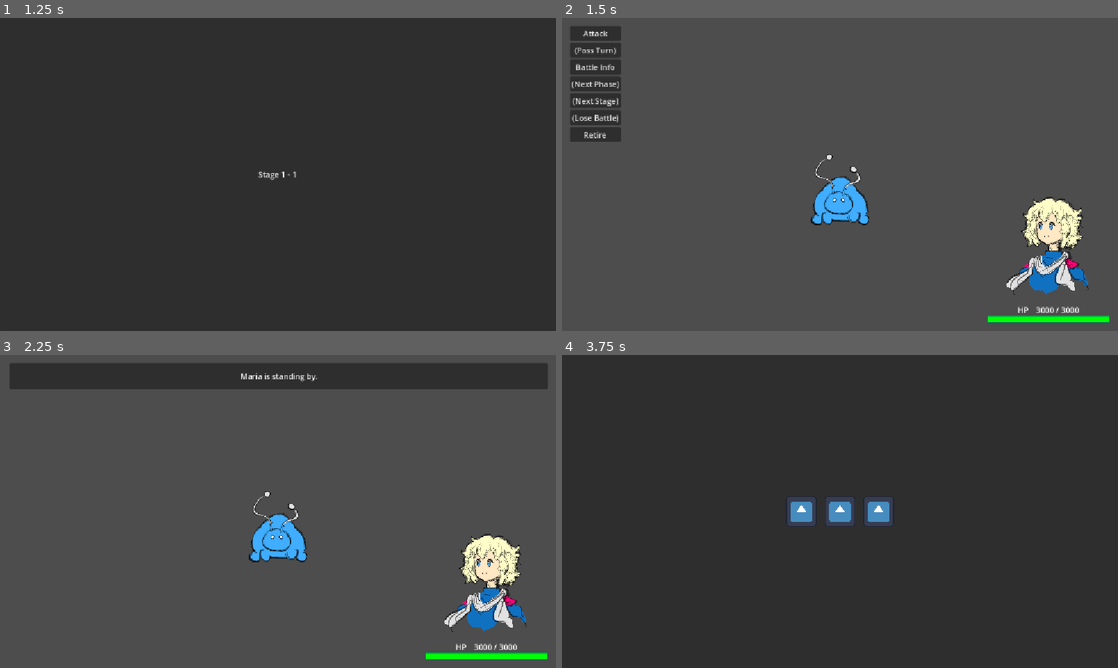
Above: before the commit, frames 1-4 (two rows, left to right).
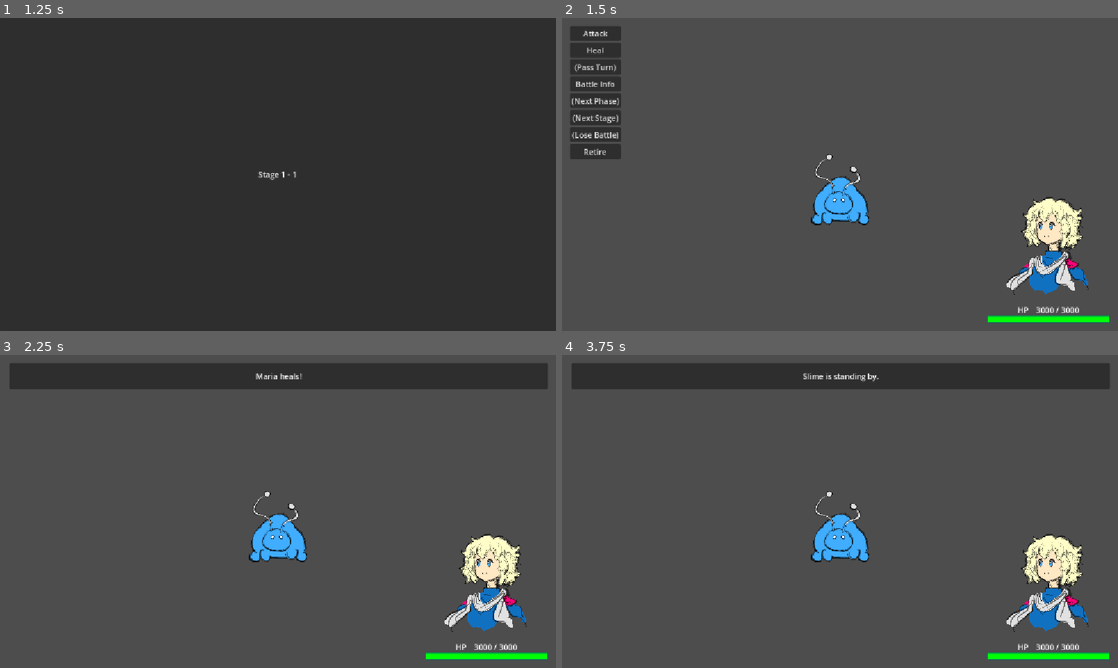
Above: after the commit, the same moments.

Repository: Adnyropast/pwkz-godot-4.7
Game: Godot game, scene res://scenes/title_screen.tscn
The game is run twice, just before and just after one commit, with the same random seed, the same clock (stepped at 60 frames per second) and the same inputs. The engine's default icon, where the game draws it, is replaced by a stand-in: a white triangle on a blue panel in a dark square.
Inputs (mouse positions are in pixels of both pictures, inside the frame that each line leads up to):
- Up to frame 1 (1.25 s): click "Start" at 0.5 s
- Up to frame 2 (1.5 s): tap Enter (ui_accept) at 1.25 s
- Up to frame 3 (2.25 s): tap Enter (ui_accept) at 1.52 s; click (33, 386) at 2 s, where only the run after the commit has a clickable "Heal"
- Up to frame 4 (3.75 s): tap Enter (ui_accept) at 2.75, 3.02 s; click (595, 420) at 3.5 s, where only the run before the commit has a clickable "(Next Phase)"

Frame 1 is identical in both runs. In frame 2, 1.0% of the frame differs, in the area x 1-11%, y 9-46%; in frame 3, 0.2%; in frame 4, 91%, in the area x 0-100%, y 0-100%.

Commit message:
feat: add player action heal

Diff:
--- /dev/null
+++ b/actions/PlayerHeal.gd
@@ -0,0 +1,22 @@
+extends BaseAction
+
+class_name PlayerHeal
+
+func perform(sender: Sender) -> void:
+	step_heal(sender)
+
+func step_heal(sender: Sender) -> void:
+	sender.send_timed(
+		"Maria heals!",
+		step_recovery.bind(sender),
+		2.0
+	)
+
+func step_recovery(sender: Sender) -> void:
+	var healing: int = 1500
+	Player.add_hp(healing)
+	sender.send_timed(
+		"Maria recovers " + str(healing) + " hp.",
+		step_end,
+		2.0
+	)
--- a/globals/Player.gd
+++ b/globals/Player.gd
@@ -10,11 +10,17 @@
 	set_hp(MAX_HP)
 
 func set_hp(new_hp: int) -> void:
-	hp = new_hp
+	if new_hp > MAX_HP:
+		hp = MAX_HP
+	else:
+		hp = new_hp
 	hp_changed.emit()
 
 func subtract_hp(value_hp: int) -> void:
 	set_hp(hp - value_hp)
+
+func add_hp(value_hp) -> void:
+	set_hp(hp + value_hp)
 
 func is_ko() -> int:
 	return hp <= 0
--- a/scenes/battle_commands_menu.gd
+++ b/scenes/battle_commands_menu.gd
@@ -6,6 +6,7 @@
 signal lose_battle_button_pressed
 signal pass_button_pressed
 signal attack_button_pressed
+signal heal_button_pressed
 
 func _on_button_next_stage_pressed() -> void:
 	next_stage_button_pressed.emit()
@@ -29,6 +30,9 @@
 func _on_button_attack_pressed() -> void:
 	attack_button_pressed.emit()
 
+func _on_button_heal_pressed() -> void:
+	heal_button_pressed.emit()
+
 func pause() -> void:
 	process_mode = Node.PROCESS_MODE_DISABLED
 
--- a/scenes/battle_commands_menu.tscn
+++ b/scenes/battle_commands_menu.tscn
@@ -24,6 +24,10 @@
 layout_mode = 2
 text = "Attack"
 
+[node name="ButtonHeal" type="Button" parent="MarginContainer/VBoxContainer" unique_id=1232357565]
+layout_mode = 2
+text = "Heal"
+
 [node name="ButtonPass" type="Button" parent="MarginContainer/VBoxContainer" unique_id=922880484]
 layout_mode = 2
 text = "(Pass Turn)"
@@ -49,6 +53,7 @@
 text = "Retire"
 
 [connection signal="pressed" from="MarginContainer/VBoxContainer/ButtonAttack" to="." method="_on_button_attack_pressed"]
+[connection signal="pressed" from="MarginContainer/VBoxContainer/ButtonHeal" to="." method="_on_button_heal_pressed"]
 [connection signal="pressed" from="MarginContainer/VBoxContainer/ButtonPass" to="." method="_on_button_pass_pressed"]
 [connection signal="pressed" from="MarginContainer/VBoxContainer/ButtonBattleInfo" to="." method="_on_button_battle_info_pressed"]
 [connection signal="pressed" from="MarginContainer/VBoxContainer/ButtonNextPhase" to="." method="_on_button_next_phase_pressed"]
--- a/scenes/stage.gd
+++ b/scenes/stage.gd
@@ -48,6 +48,13 @@
 	action.ended.connect(turn_system.end_turn)
 	action.perform(text_box_node.sender)
 
+func _on_battle_commands_menu_heal_button_pressed() -> void:
+	commands_menu_node.pause()
+	commands_menu_node.hide()
+	var action = PlayerHeal.new()
+	action.ended.connect(turn_system.end_turn)
+	action.perform(text_box_node.sender)
+
 func end_phase() -> void:
 	commands_menu_node.hide()
 
--- a/scenes/stage.tscn
+++ b/scenes/stage.tscn
@@ -62,6 +62,7 @@
 
 [connection signal="attack_button_pressed" from="HBoxContainer/MarginContainer/BattleCommandsMenu" to="." method="_on_battle_commands_menu_attack_button_pressed"]
 [connection signal="battle_info_button_pressed" from="HBoxContainer/MarginContainer/BattleCommandsMenu" to="." method="_on_battle_commands_menu_battle_info_button_pressed"]
+[connection signal="heal_button_pressed" from="HBoxContainer/MarginContainer/BattleCommandsMenu" to="." method="_on_battle_commands_menu_heal_button_pressed"]
 [connection signal="lose_battle_button_pressed" from="HBoxContainer/MarginContainer/BattleCommandsMenu" to="." method="_on_battle_commands_menu_lose_battle_button_pressed"]
 [connection signal="next_phase_button_pressed" from="HBoxContainer/MarginContainer/BattleCommandsMenu" to="." method="_on_battle_commands_menu_next_phase_button_pressed"]
 [connection signal="next_stage_button_pressed" from="HBoxContainer/MarginContainer/BattleCommandsMenu" to="." method="_on_battle_commands_menu_next_stage_button_pressed"]
Not shown, added: actions/PlayerHeal.gd.uid
